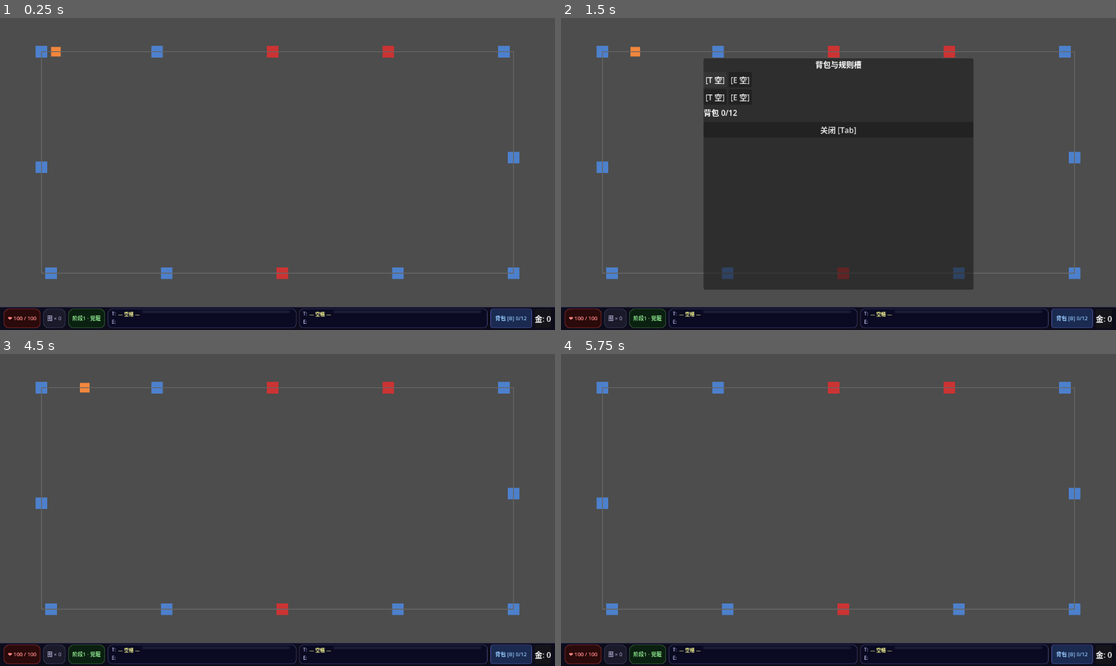
Above: before the commit, frames 1-4 (two rows, left to right).
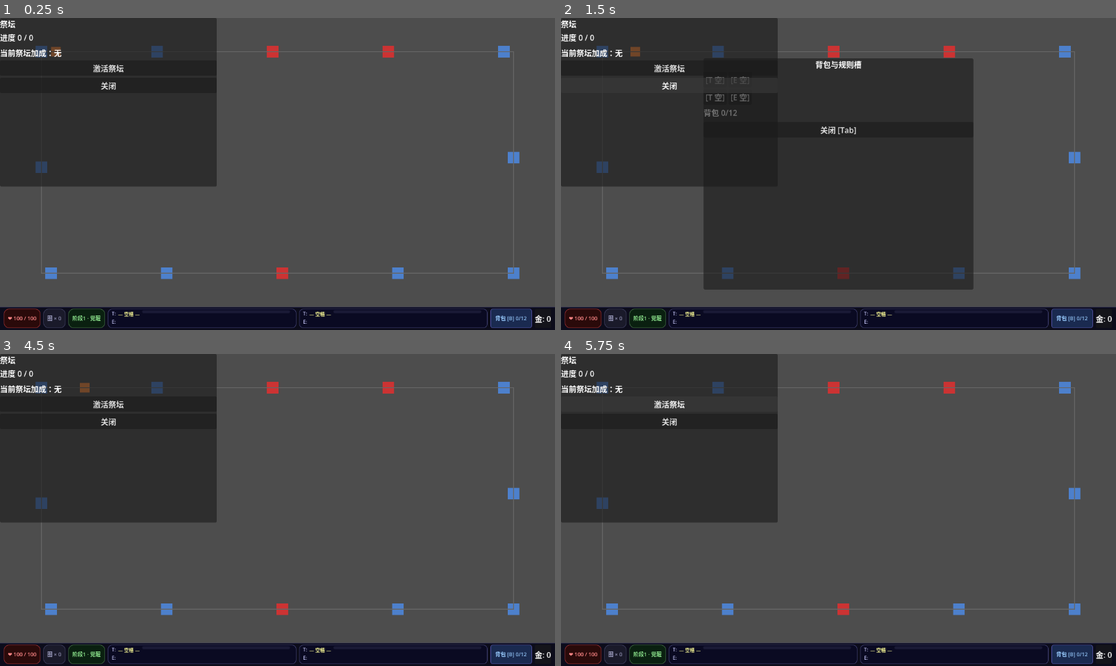
Above: after the commit, the same moments.

Repository: 595145489/attribute-loop
Game: Godot game, scene res://scenes/main.tscn
The game is run twice, just before and just after one commit, with the same random seed, the same clock (stepped at 60 frames per second) and the same inputs.
Inputs (mouse positions are in pixels of both pictures, inside the frame that each line leads up to):
- Up to frame 1 (0.25 s): no input
- Up to frame 2 (1.5 s): click "背包 [B] 0/12" at 0.5 s; click "[T 空]" at 1.25 s
- Up to frame 3 (4.5 s): click "[E 空]" at 2 s; click "[T 空]" at 2.75 s; click "[E 空]" at 3.5 s; click "关闭 [Tab]" at 4.25 s
- Up to frame 4 (5.75 s): click (672, 403) at 5 s, where only the run after the commit has a clickable "激活祭坛"

The runs differ from the first frame. In frame 1, 21% of the frame differs, in the area x 0-40%, y 0-55%; in frame 2, 15%; in frame 3, 21%; in frame 4, 19%.

Commit message:
feat: Phase 3 complete — tile rules, altar, gold economy wired to main.tscn

Diff:
--- a/data/enemies/enemy_守卫者.tres
+++ b/data/enemies/enemy_守卫者.tres
@@ -11,6 +11,7 @@
 dmg_base = 16
 gold_min = 5
 gold_max = 15
+gold_scale = 0.3
 attack_interval = 1.2
 trigger_weights = {
 "击杀": 25,
--- a/data/enemies/enemy_汲取者.tres
+++ b/data/enemies/enemy_汲取者.tres
@@ -11,6 +11,7 @@
 dmg_base = 8
 gold_min = 5
 gold_max = 15
+gold_scale = 0.3
 attack_interval = 0.8
 trigger_weights = {
 "击杀": 30,
--- a/data/game_config.tres
+++ b/data/game_config.tres
@@ -4,3 +4,5 @@
 
 [resource]
 script = ExtResource("1_pwh6o")
+deletion_cost_sequence = Array[int]([20, 50, 100])
+deletion_cost_multiplier = 2.0
--- a/scenes/main.tscn
+++ b/scenes/main.tscn
@@ -1,59 +1,74 @@
-[gd_scene load_steps=10 format=3 uid="uid://main_scene_v1"]
+[gd_scene format=3 uid="uid://e4tq5wl3aqmo"]
 
-[ext_resource type="Script" path="res://src/Main.gd" id="1_main"]
-[ext_resource type="Script" path="res://src/systems/CombatSystem.gd" id="2_combat"]
-[ext_resource type="Script" path="res://src/systems/GameLoop.gd" id="3_gameloop"]
-[ext_resource type="Script" path="res://src/systems/RuleEngine.gd" id="4_re"]
-[ext_resource type="Script" path="res://src/systems/StripManager.gd" id="5_sm"]
-[ext_resource type="PackedScene" path="res://scenes/entities/player.tscn" id="6_player"]
-[ext_resource type="PackedScene" path="res://scenes/ui/hud.tscn" id="7_hud"]
+[ext_resource type="Script" uid="uid://ck0gol4027h40" path="res://src/Main.gd" id="1_main"]
+[ext_resource type="Script" uid="uid://d0kvyb08mi04x" path="res://src/systems/CombatSystem.gd" id="2_combat"]
+[ext_resource type="Script" uid="uid://dpu2i1x48chas" path="res://src/systems/GameLoop.gd" id="3_gameloop"]
+[ext_resource type="Script" uid="uid://dmm2ns1b5o1w7" path="res://src/systems/RuleEngine.gd" id="4_re"]
+[ext_resource type="Script" uid="uid://bgc11ai00kpvo" path="res://src/systems/StripManager.gd" id="5_sm"]
+[ext_resource type="PackedScene" uid="uid://dtro6q0mcaml" path="res://scenes/entities/player.tscn" id="6_player"]
+[ext_resource type="Script" uid="uid://dxgdd1ivtcf8b" path="res://src/systems/EconomyManager.gd" id="7_choun"]
+[ext_resource type="PackedScene" uid="uid://c6x1nyk4wvrgq" path="res://scenes/ui/hud.tscn" id="7_hud"]
 [ext_resource type="PackedScene" path="res://scenes/ui/strip_panel.tscn" id="8_strip"]
 [ext_resource type="PackedScene" path="res://scenes/ui/inventory_panel.tscn" id="9_inv"]
+[ext_resource type="PackedScene" uid="uid://d6kk8olumpwl" path="res://scenes/ui/tile_rule_panel.tscn" id="11_trceg"]
+[ext_resource type="Script" uid="uid://da3hkkhv7pvor" path="res://src/ui/TileRulePanel.gd" id="12_a8y0u"]
+[ext_resource type="PackedScene" uid="uid://bkpxrfdqerp75" path="res://scenes/ui/altar_panel.tscn" id="13_jkv2x"]
 
 [sub_resource type="Curve2D" id="Curve2D_track"]
 _data = {
-"points": PackedVector2Array(0, 0, 0, 0, 86, 70, 0, 0, 0, 0, 1066, 70, 0, 0, 0, 0, 1066, 530, 0, 0, 0, 0, 86, 530, 0, 0, 0, 0, 86, 70),
-"tilts": PackedFloat32Array(0, 0, 0, 0, 0)
+"points": PackedVector2Array(0, 0, 0, 0, 86, 70, 0, 0, 0, 0, 1066, 70, 0, 0, 0, 0, 1066, 530, 0, 0, 0, 0, 86, 530, 0, 0, 0, 0, 86, 70)
 }
+point_count = 5
 
-[node name="Main" type="Node2D"]
+[node name="Main" type="Node2D" unique_id=1791836967]
 script = ExtResource("1_main")
 
-[node name="Track" type="Path2D" parent="."]
+[node name="Track" type="Path2D" parent="." unique_id=1999103066]
 curve = SubResource("Curve2D_track")
 
-[node name="PlayerFollow" type="PathFollow2D" parent="Track"]
+[node name="PlayerFollow" type="PathFollow2D" parent="Track" unique_id=1624764954]
+position = Vector2(86, 70)
 rotates = false
 
-[node name="Player" parent="Track/PlayerFollow" instance=ExtResource("6_player")]
+[node name="Player" parent="Track/PlayerFollow" unique_id=714067380 instance=ExtResource("6_player")]
 
-[node name="TilesContainer" type="Node2D" parent="."]
+[node name="TilesContainer" type="Node2D" parent="." unique_id=1696837434]
 
-[node name="EnemiesContainer" type="Node2D" parent="."]
+[node name="EnemiesContainer" type="Node2D" parent="." unique_id=1702795812]
 
-[node name="TrackLine" type="Line2D" parent="."]
+[node name="TrackLine" type="Line2D" parent="." unique_id=1620710]
 points = PackedVector2Array(86, 70, 1066, 70, 1066, 530, 86, 530, 86, 70)
 width = 2.0
 default_color = Color(0.4, 0.4, 0.4, 1)
 
-[node name="Systems" type="Node" parent="."]
+[node name="Systems" type="Node" parent="." unique_id=53247820]
 
-[node name="CombatSystem" type="Node" parent="Systems"]
+[node name="CombatSystem" type="Node" parent="Systems" unique_id=673235025]
 script = ExtResource("2_combat")
 
-[node name="GameLoop" type="Node" parent="Systems"]
+[node name="GameLoop" type="Node" parent="Systems" unique_id=1869171208]
 script = ExtResource("3_gameloop")
 
-[node name="RuleEngine" type="Node" parent="Systems"]
+[node name="RuleEngine" type="Node" parent="Systems" unique_id=688364042]
 script = ExtResource("4_re")
 
-[node name="StripManager" type="Node" parent="Systems"]
+[node name="StripManager" type="Node" parent="Systems" unique_id=999074985]
 script = ExtResource("5_sm")
 
-[node name="UI" type="CanvasLayer" parent="."]
+[node name="EconomyManager" type="Node" parent="Systems" unique_id=1456410390]
+script = ExtResource("7_choun")
 
-[node name="HUD" parent="UI" instance=ExtResource("7_hud")]
+[node name="UI" type="CanvasLayer" parent="." unique_id=2098422999]
 
-[node name="StripPanel" parent="UI" instance=ExtResource("8_strip")]
+[node name="HUD" parent="UI" unique_id=1040373391 instance=ExtResource("7_hud")]
 
-[node name="InventoryPanel" parent="UI" instance=ExtResource("9_inv")]
+[node name="StripPanel" parent="UI" unique_id=285933306 instance=ExtResource("8_strip")]
+
+[node name="InventoryPanel" parent="UI" unique_id=388834648 instance=ExtResource("9_inv")]
+
+[node name="TileRulePanel" type="PanelContainer" parent="UI" unique_id=1901766401 instance=ExtResource("11_trceg")]
+custom_minimum_size = Vector2(400, 300)
+script = ExtResource("12_a8y0u")
+
+[node name="AltarPanel" type="PanelContainer" parent="UI" unique_id=524408031 instance=ExtResource("13_jkv2x")]
+custom_minimum_size = Vector2(450, 350)
Not shown, added: docs/modules/tile-system.md
